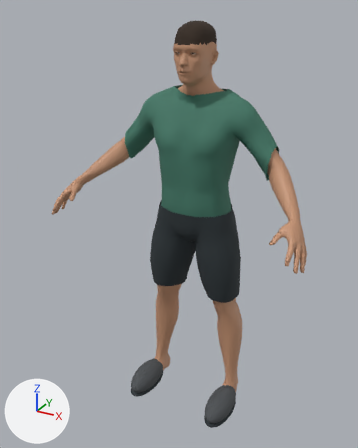
A saved change to the glTF model app/src/main/assets/fit50/models/fit50-coach.glb.
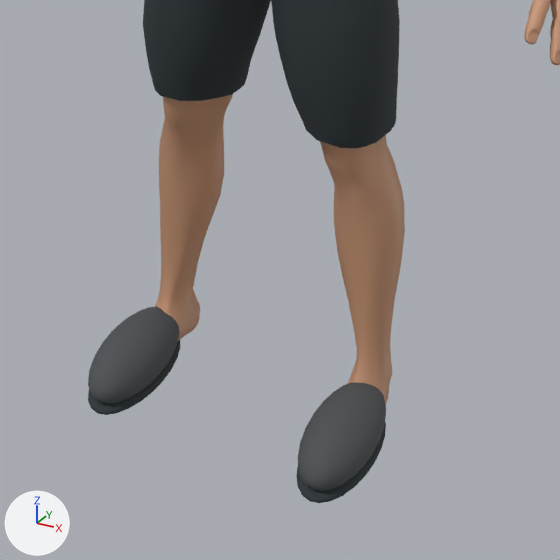
Each version appears first whole from a camera (50 mm lens) standing at (0.936, -1.896, 1.831) and looking at (-0.037, -0.126, 0.945), and next in a close-up on the part from 28% to 83% of the width and 56% to 100% of the height. The lights are fixed; the arrows at lower left show +X, +Y and +Z. The older version's two pictures come first.

Names of what the first close-up shows: 'Fit50 Human Coach', 'Sole L', 'Sole R', 'Trainer L', 'Trainer R', 'Training shorts'.
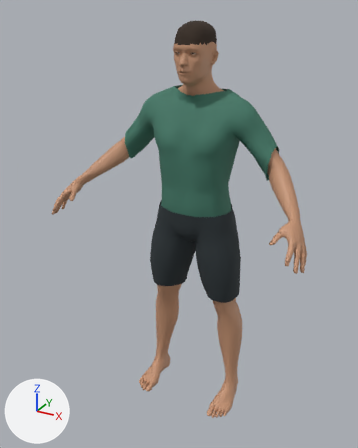
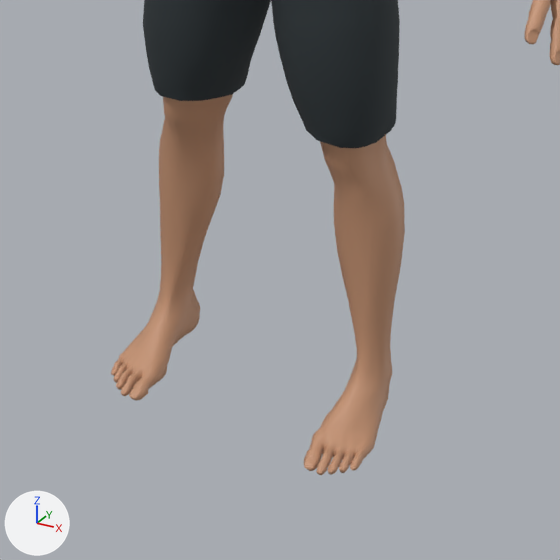
Pixel boxes (x1, y1, x2, y2) of what changed, in the close-ups (560 x 560 px):
'Trainer L', deleted
    before: (298, 382, 386, 491)
'Trainer R', deleted
    before: (88, 306, 180, 404)
'Sole L', deleted
    before: (296, 422, 386, 503)
'Sole R', deleted
    before: (88, 340, 180, 415)

What changed in the scene script:
```text
Remove ob_sole_l:
    ob_sole_l = bpy.data.objects.new('Sole L', me_sphere_004)
    ob_sole_l.location = (0.0, 0.0, 0.0)
Remove ob_sole_r:
    ob_sole_r = bpy.data.objects.new('Sole R', me_sphere_009)
    ob_sole_r.location = (0.0, 0.0, 0.0)
Remove ob_trainer_l:
    ob_trainer_l = bpy.data.objects.new('Trainer L', me_sphere_003)
    ob_trainer_l.location = (0.0, 0.0, 0.0)
Remove ob_trainer_r:
    ob_trainer_r = bpy.data.objects.new('Trainer R', me_sphere_008)
    ob_trainer_r.location = (0.0, 0.0, 0.0)
```
